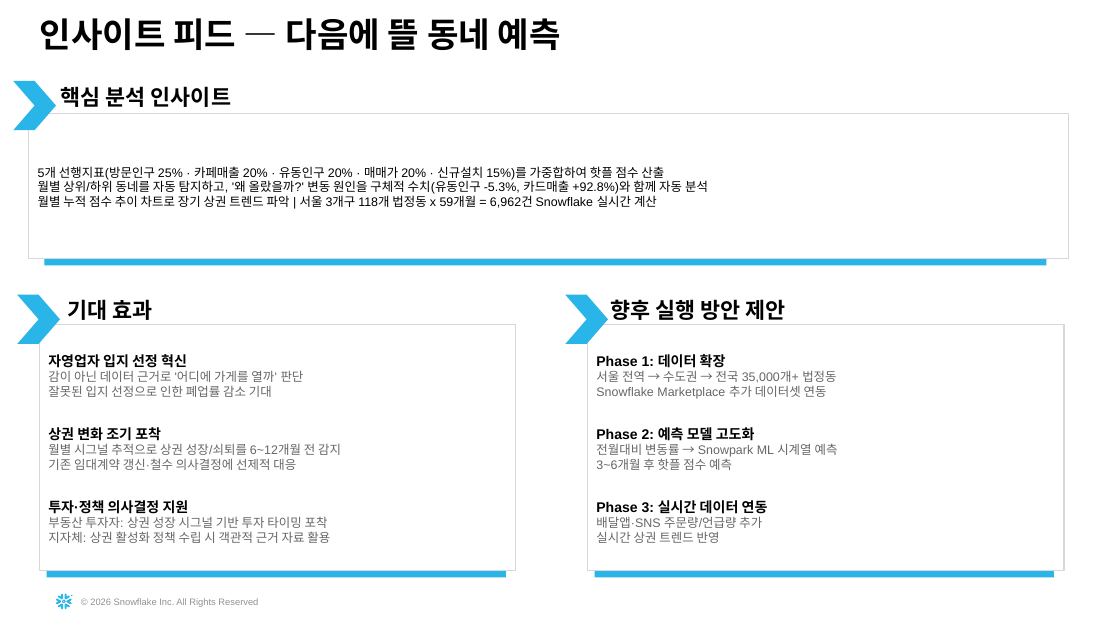
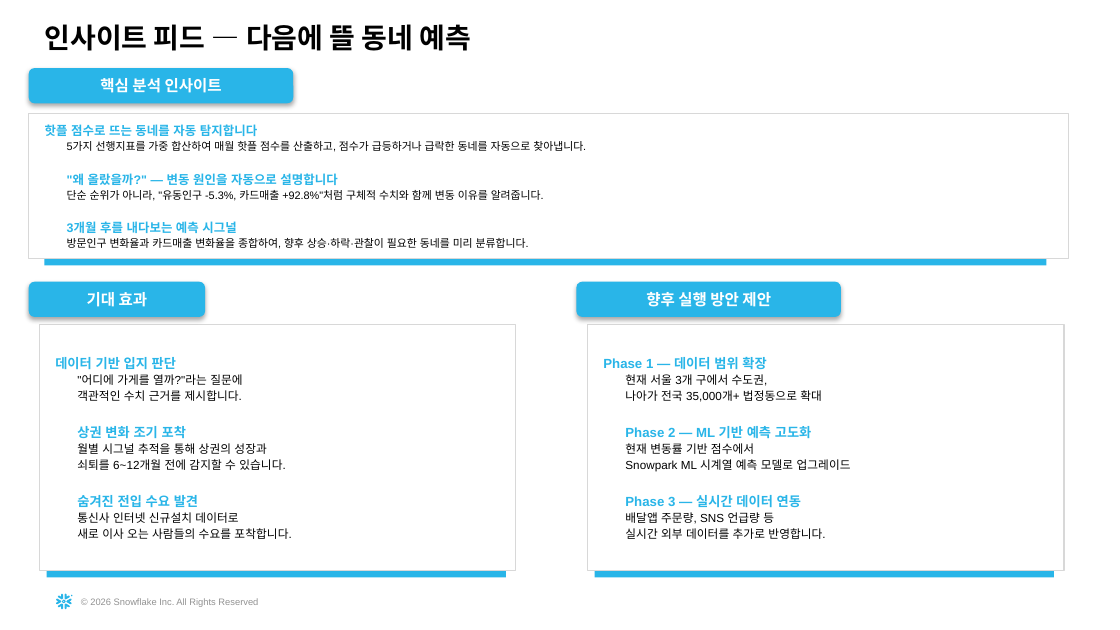
Before and after one commit to snowF3/streamlit, a slide deck: slide 3 of 동네엑스레이_발표자료.pptx (slide 5 before the commit). Drawn at 1120x630 pixels with LibreOffice and Linux fonts; fonts in the diff are those of the drawing. Boxes give left, top, right and bottom in pixels: in the first picture for what was removed or moved away, otherwise in the second. Text is boxed around its words. In the diff, an @@ line names an element or a change of style, - is before the commit and + after.

```diff
--- a/동네엑스레이_발표자료.pptx
+++ b/동네엑스레이_발표자료.pptx
@@ text "인사이트 피드 — 다음에 뜰 ..." at (45, 24, 472, 51): size 22 to 18 pt; line spacing 0.85 to 1; less space between paragraphs @@
@@ chevron removed at (13, 81, 56, 130) @@
@@ size 14 to 10 pt, font Noto Sans CJK KR to Arial, text colour #000000 to #FFFFFF; vertical alignment top to middle; fill none to #29B5E8; shadow on in 3 elements at (29, 282, 205, 317), (577, 282, 841, 317), (29, 68, 293, 103) @@
@@ rounded rectangle "핵심 분석 인사이트": place and size @@
-rounded rectangle "핵심 분석 인사이트" at (61, 86, 231, 107)
+rounded rectangle "핵심 분석 인사이트" at (29, 68, 293, 103)
@@ text in rectangle at (45, 124, 586, 249): text changed; size 8 to 7 pt @@
-5개 선행지표(방문인구 25% · 카페매출 20% · 유동인구 20% · 매매가 20% · 신규설치 15%)를 가중합하여 핫플 점수 산출
-월별 상위/하위 동네를 자동 탐지하고, '왜 올랐을까?' 변동 원인을 구체적 수치(유동인구 -5.3%, 카드매출 +92.8%)와 함께 자동 분석
-월별 누적 점수 추이 차트로 장기 상권 트렌드 파악 | 서울 3개구 118개 법정동 x 59개월 = 6,962건 Snowflake 실시간 계산
+핫플 점수로 뜨는 동네를 자동 탐지합니다
+5가지 선행지표를 가중 합산하여 매월 핫플 점수를 산출하고, 점수가 급등하거나 급락한 동네를 자동으로 찾아냅니다.
+"왜 올랐을까?" — 변동 원인을 자동으로 설명합니다
+단순 순위가 아니라, "유동인구 -5.3%, 카드매출 +92.8%"처럼 구체적 수치와 함께 변동 이유를 알려줍니다.
+3개월 후를 내다보는 예측 시그널
+방문인구 변화율과 카드매출 변화율을 종합하여, 향후 상승·하락·관찰이 필요한 동네를 미리 분류합니다.
@@ chevron removed at (17, 295, 59, 344) @@
@@ rounded rectangle "기대 효과": place and size @@
-rounded rectangle "기대 효과" at (67, 299, 152, 320)
+rounded rectangle "기대 효과" at (29, 282, 205, 317)
@@ chevron removed at (566, 295, 608, 344) @@
@@ rounded rectangle "향후 실행 방안 제안": place and size @@
-rounded rectangle "향후 실행 방안 제안" at (610, 299, 785, 320)
+rounded rectangle "향후 실행 방안 제안" at (577, 282, 841, 317)
@@ text in rectangle at (55, 357, 242, 401): text changed; size 8 to 7.5 pt; text colour #666666 to #000000 @@
-자영업자 입지 선정 혁신
-감이 아닌 데이터 근거로 '어디에 가게를 열까' 판단
-잘못된 입지 선정으로 인한 폐업률 감소 기대
+데이터 기반 입지 판단
+"어디에 가게를 열까?"라는 질문에
+객관적인 수치 근거를 제시합니다.
@@ text in rectangle at (603, 357, 851, 539): text changed; size 8 to 7.5 pt; text colour #666666 to #000000 @@
-Phase 1: 데이터 확장
-서울 전역 → 수도권 → 전국 35,000개+ 법정동
-Snowflake Marketplace 추가 데이터셋 연동
-Phase 2: 예측 모델 고도화
-전월대비 변동률 → Snowpark ML 시계열 예측
-3~6개월 후 핫플 점수 예측
-Phase 3: 실시간 데이터 연동
-배달앱·SNS 주문량/언급량 추가
-실시간 상권 트렌드 반영
+Phase 1 — 데이터 범위 확장
+현재 서울 3개 구에서 수도권,
+나아가 전국 35,000개+ 법정동으로 확대
+Phase 2 — ML 기반 예측 고도화
+현재 변동률 기반 점수에서
+Snowpark ML 시계열 예측 모델로 업그레이드
+Phase 3 — 실시간 데이터 연동
+배달앱 주문량, SNS 언급량 등
+실시간 외부 데이터를 추가로 반영합니다.
@@ text in rectangle at (77, 443, 291, 539): text changed; size 8 to 7.5 pt; text colour #666666 to #000000 @@
-월별 시그널 추적으로 상권 성장/쇠퇴를 6~12개월 전 감지
-기존 임대계약 갱신·철수 의사결정에 선제적 대응
-투자·정책 의사결정 지원
-부동산 투자자: 상권 성장 시그널 기반 투자 타이밍 포착
-지자체: 상권 활성화 정책 수립 시 객관적 근거 자료 활용
+월별 시그널 추적을 통해 상권의 성장과
+쇠퇴를 6~12개월 전에 감지할 수 있습니다.
+숨겨진 전입 수요 발견
+통신사 인터넷 신규설치 데이터로
+새로 이사 오는 사람들의 수요를 포착합니다.
@@ text in rectangle at (77, 426, 186, 438): size 9 to 8.5 pt, text colour #000000 to #29B5E8 in "상권 변화 조기 포착"; more space between paragraphs @@
```
Also in this commit, not shown: 4 other slides changed, 2 slides removed.
